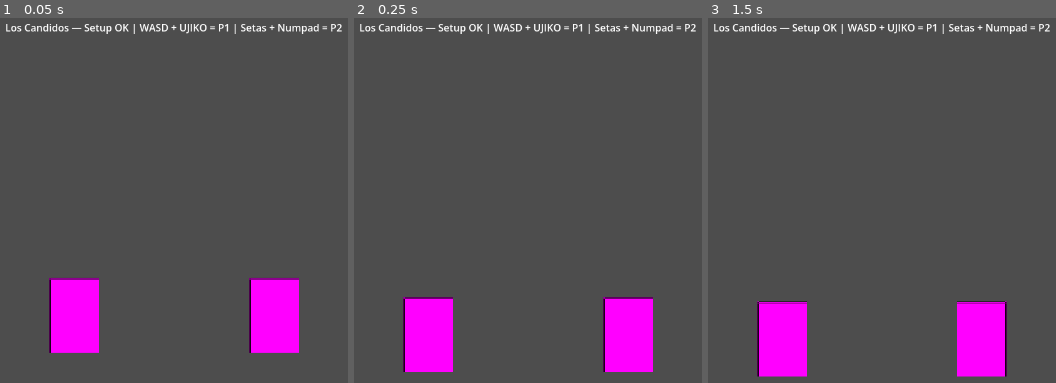
Above: before the commit, frames 1-3 (left to right).
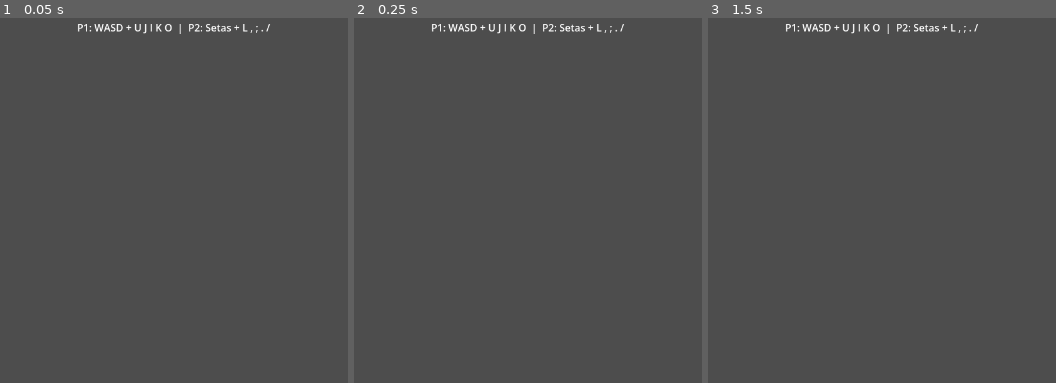
Above: after the commit, the same moments.

Repository: ARTvl32/Jogo-da-Firma
Game: Godot game, scene res://scenes/main/Main.tscn
Same seed, same stepped clock (60 frames per second), same inputs: the game is played once before the commit and once after it.
Inputs:
- Up to frame 1 (0.05 s): no input
- Up to frame 2 (0.25 s): no input
- Up to frame 3 (1.5 s): tap Enter at 1.25 s

The runs differ from the first frame. In frame 1, 7.1% of the frame differs, in the area x 1-99%, y 1-92%; in frame 2, 7.1%; in frame 3, 7.2%, in the area x 1-99%, y 1-99%.

Commit message:
feat(parte-4): personagens VIP e MDK herdando FighterBase
VIPFighter: velocidade 220/420, pulo 720, vida 1000.
MDKFighter: velocidade 160/300, pulo 680, vida 1100.
Cenas com Modulate: VIP azul #3F88FF, MDK vermelho #E64545.
Main.tscn atualizado com VIP (P1) e MDK (P2).

Diff:
--- /dev/null
+++ b/scenes/fighters/personagens/MDK/MDK.tscn
@@ -0,0 +1,10 @@
+[gd_scene load_steps=3 format=3 uid="uid://c3mdkscene01"]
+
+[ext_resource type="PackedScene" path="res://scenes/fighters/FighterBase.tscn" id="1_base"]
+[ext_resource type="Script" path="res://scripts/fighters/personagens/MDKFighter.gd" id="2_script"]
+
+[node name="MDK" instance=ExtResource("1_base")]
+script = ExtResource("2_script")
+
+[node name="AnimatedSprite2D" type="AnimatedSprite2D" parent="."]
+modulate = Color(0.902, 0.271, 0.271, 1)
--- /dev/null
+++ b/scenes/fighters/personagens/VIP/VIP.tscn
@@ -0,0 +1,10 @@
+[gd_scene load_steps=3 format=3 uid="uid://c2vipscene01"]
+
+[ext_resource type="PackedScene" path="res://scenes/fighters/FighterBase.tscn" id="1_base"]
+[ext_resource type="Script" path="res://scripts/fighters/personagens/VIPFighter.gd" id="2_script"]
+
+[node name="VIP" instance=ExtResource("1_base")]
+script = ExtResource("2_script")
+
+[node name="AnimatedSprite2D" type="AnimatedSprite2D" parent="."]
+modulate = Color(0.247, 0.533, 1, 1)
--- a/scenes/main/Main.tscn
+++ b/scenes/main/Main.tscn
@@ -1,6 +1,7 @@
 [gd_scene load_steps=5 format=3 uid="uid://b3xqp8mf5cjt7"]
 
-[ext_resource type="PackedScene" path="res://scenes/fighters/FighterBase.tscn" id="1_fighter"]
+[ext_resource type="PackedScene" path="res://scenes/fighters/personagens/VIP/VIP.tscn" id="1_vip"]
+[ext_resource type="PackedScene" path="res://scenes/fighters/personagens/MDK/MDK.tscn" id="2_mdk"]
 
 [sub_resource type="RectangleShape2D" id="RectangleShape2D_chao"]
 size = Vector2(2000, 40)
@@ -13,6 +14,8 @@
 	var p2: FighterBase = $Fighters/Fighter2
 	p1.definir_oponente(p2)
 	p2.definir_oponente(p1)
+	print(\"[Main] P1 vida_maxima: \", p1.vida.vida_maxima)
+	print(\"[Main] P2 vida_maxima: \", p2.vida.vida_maxima)
 "
 
 [node name="Main" type="Node"]
@@ -23,7 +26,7 @@
 offset_top = 10.0
 offset_right = 940.0
 offset_bottom = 40.0
-text = "Los Candidos — Setup OK | WASD + UJIKO = P1 | Setas + Numpad = P2"
+text = "P1: WASD + U J I K O  |  P2: Setas + L , ; . /"
 horizontal_alignment = 1
 
 [node name="Chao" type="StaticBody2D" parent="."]
@@ -41,10 +44,10 @@
 
 [node name="Fighters" type="Node2D" parent="."]
 
-[node name="Fighter1" parent="Fighters" instance=ExtResource("1_fighter")]
+[node name="Fighter1" parent="Fighters" instance=ExtResource("1_vip")]
 position = Vector2(480, 480)
 player_index = 1
 
-[node name="Fighter2" parent="Fighters" instance=ExtResource("1_fighter")]
+[node name="Fighter2" parent="Fighters" instance=ExtResource("2_mdk")]
 position = Vector2(800, 480)
 player_index = 2
--- /dev/null
+++ b/scripts/fighters/personagens/MDKFighter.gd
@@ -0,0 +1,14 @@
+class_name MDKFighter
+extends FighterBase
+
+# === Arthur "MDK" Vieira ===
+# Arquétipo: Grappler / Pressão
+# Velocidade baixa, alcance curto, dano alto.
+
+func _ready() -> void:
+	nome_exibicao = "MDK"
+	velocidade_andar = 160.0
+	velocidade_correr = 300.0
+	forca_pulo = -680.0
+	vida.vida_maxima = 1100
+	super._ready()
--- /dev/null
+++ b/scripts/fighters/personagens/VIPFighter.gd
@@ -0,0 +1,14 @@
+class_name VIPFighter
+extends FighterBase
+
+# === Vinicius "VIP" Pessoa ===
+# Arquétipo: Shoto / All-rounder
+# Velocidade alta, alcance curto, dano médio.
+
+func _ready() -> void:
+	nome_exibicao = "VIP"
+	velocidade_andar = 220.0
+	velocidade_correr = 420.0
+	forca_pulo = -720.0
+	vida.vida_maxima = 1000
+	super._ready()
